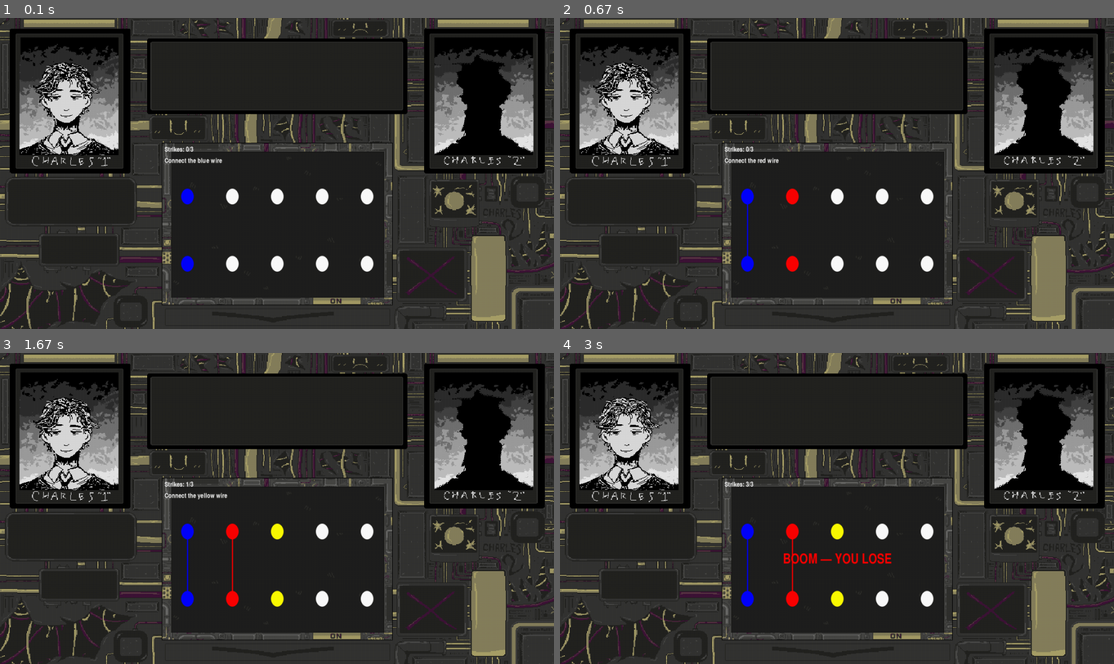
Above: before the commit, frames 1-4 (two rows, left to right).
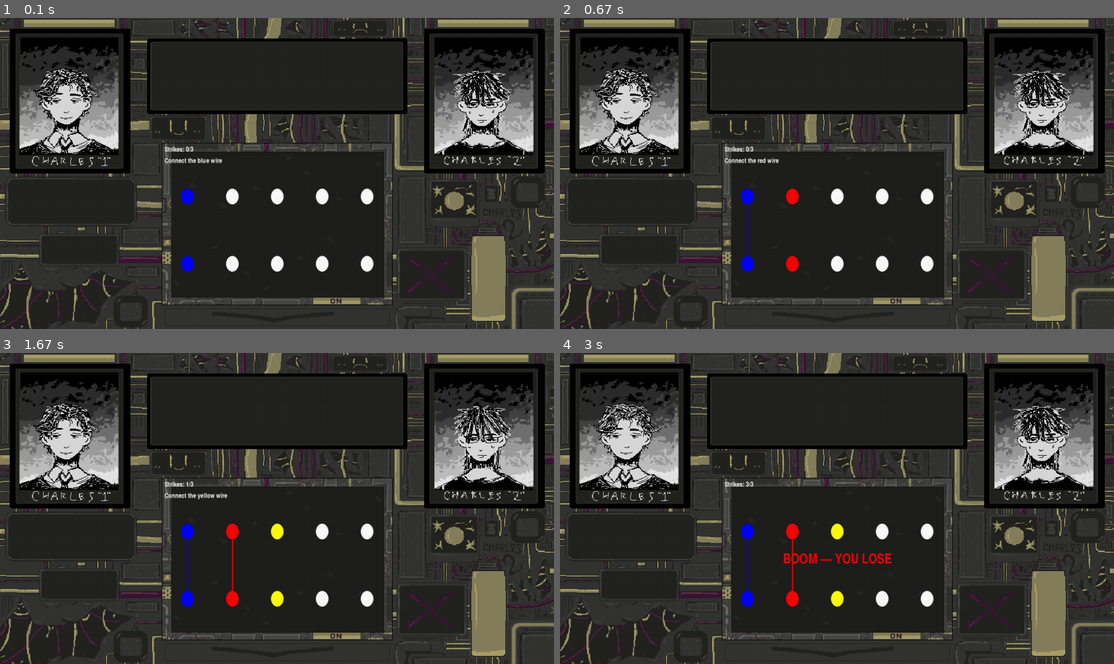
Above: after the commit, the same moments.

Repository: charles-kahlenberg/Bomb-defusal
Game: pygame game, started from Wires GUI.py
Two runs of this game, one before a commit and one after it. Both use one fixed random seed, a clock stepped at 60 frames per second and the inputs below.
Inputs:
- Up to frame 1 (0.1 s): no input
- Up to frame 2 (0.67 s): tap 1 at 0.33 s
- Up to frame 3 (1.67 s): tap 5 at 0.67 s; tap 2 at 1.5 s
- Up to frame 4 (3 s): tap 1 at 1.83 s; tap 5 at 2.17 s

The runs differ from the first frame. In frame 1, 4.1% of the frame differs, in the area x 3-96%, y 10-45%; in frame 2, 4.1%; in frame 3, 4.1%; in frame 4, 4.1%.

Commit message:
Update character_overlay.py

Diff:
--- a/character_overlay.py
+++ b/character_overlay.py
@@ -6,16 +6,30 @@
     "img_keys/1C2.png",
 ]
 
+BC2_FRAME_PATHS = [
+    "img_keys/2C1.png",
+    "img_keys/2C2.png",
+    "img_keys/2C3.png",
+]
+
 BC1_FRAME_TIME_MS = 700
+BC2_FRAME_TIME_MS = 700
 
-# Adjust these to move/resize the character everywhere.
+# Adjust these to move/resize BC1 everywhere.
 BC1_X = 36
-BC1_Y = 55
+BC1_Y = 68
 BC1_WIDTH = 175
-BC1_HEIGHT = 200
+BC1_HEIGHT = 185
+
+# Adjust these to move/resize BC2 everywhere.
+BC2_X = 805
+BC2_Y = 68
+BC2_WIDTH = 175
+BC2_HEIGHT = 185
 
 
 _cached_bc1_frames = None
+_cached_bc2_frames = None
 
 
 def get_bc1_frames():
@@ -35,11 +49,30 @@
     return _cached_bc1_frames
 
 
+def get_bc2_frames():
+    global _cached_bc2_frames
+
+    if _cached_bc2_frames is None:
+        _cached_bc2_frames = []
+
+        for frame_path in BC2_FRAME_PATHS:
+            image = pygame.image.load(frame_path).convert_alpha()
+            scaled_image = pygame.transform.scale(
+                image,
+                (BC2_WIDTH, BC2_HEIGHT)
+            )
+            _cached_bc2_frames.append(scaled_image)
+
+    return _cached_bc2_frames
+
+
 def get_current_frame(frames, frame_time_ms):
     frame_index = (pygame.time.get_ticks() // frame_time_ms) % len(frames)
     return frames[frame_index]
 
-
 def draw_character(surface):
     bc1_frame = get_current_frame(get_bc1_frames(), BC1_FRAME_TIME_MS)
+    bc2_frame = get_current_frame(get_bc2_frames(), BC2_FRAME_TIME_MS)
+
     surface.blit(bc1_frame, (BC1_X, BC1_Y))
+    surface.blit(bc2_frame, (BC2_X, BC2_Y))
